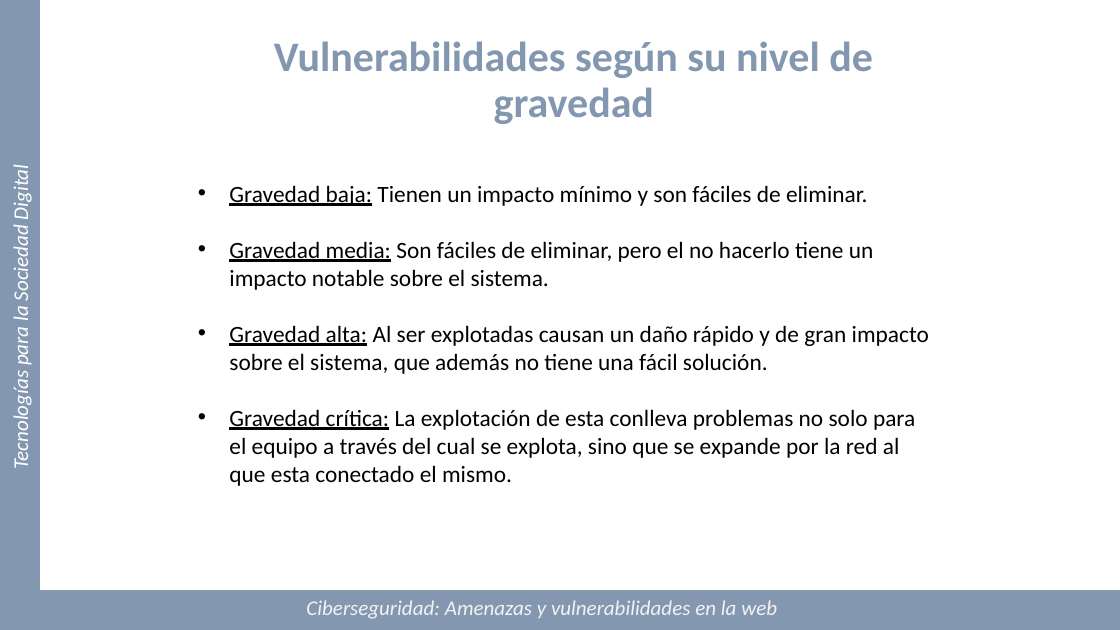
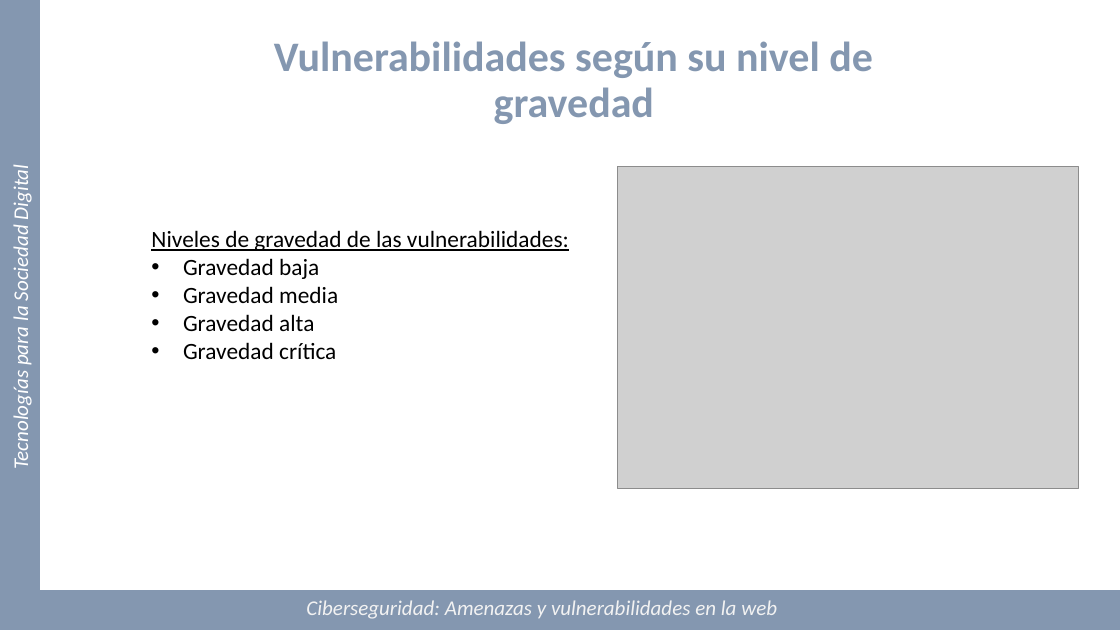
Before and after one commit to Marquez-David/TECNOLOGIAS-SOCIEDAD-DIGITAL, a slide deck: slide 6 of TF-E6/Presentacion/PresentaciónTFv4.pptx. Drawn at 1120x630 pixels with LibreOffice and Linux fonts; fonts in the diff are those of the drawing; grey boxes stand for pictures. Boxes give left, top, right and bottom in pixels: in the first picture for what was removed or moved away, otherwise in the second. Text is boxed around its words. In the diff, an @@ line names an element or a change of style, - is before the commit and + after.

```diff
--- a/TF-E6/Presentacion/PresentaciónTFv4.pptx
+++ b/TF-E6/Presentacion/PresentaciónTFv4.pptx
@@ picture added at (618, 166, 1079, 489) @@
@@ text at (151, 230, 569, 359): text changed @@
-• Gravedad baja: Tienen un impacto mínimo y son fáciles de eliminar.
-• Gravedad media: Son fáciles de eliminar, pero el no hacerlo tiene un impacto notable sobre el sistema.
-• Gravedad alta: Al ser explotadas causan un daño rápido y de gran impacto sobre el sistema, que además no tiene una fácil solución.
-• Gravedad crítica: La explotación de esta conlleva problemas no solo para el equipo a través del cual se explota, sino que se expande por la red al que esta conectado el mismo.
+Niveles de gravedad de las vulnerabilidades:
+• Gravedad baja
+• Gravedad media
+• Gravedad alta
+• Gravedad crítica
```
Also in this commit, not shown: 3 other slides changed.
